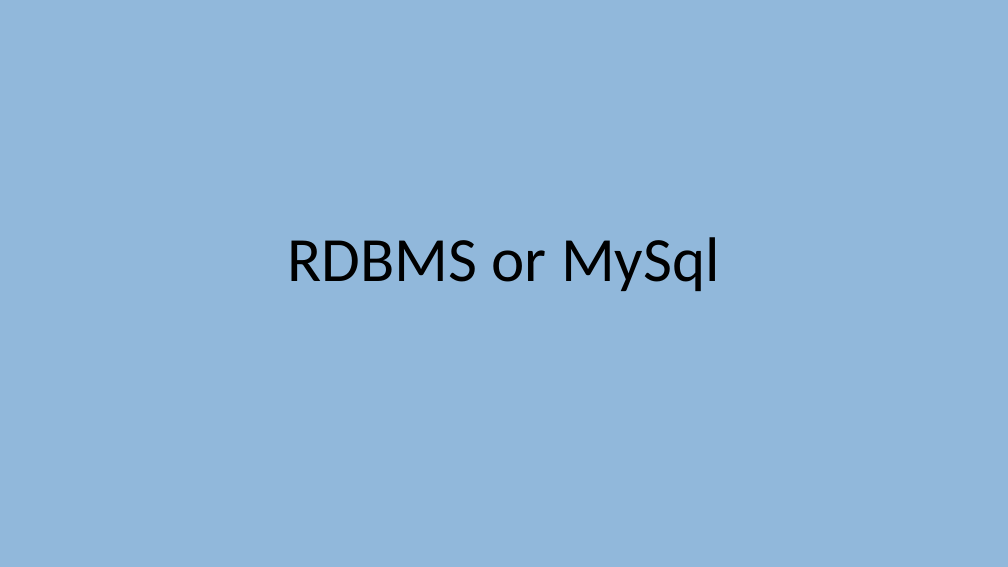
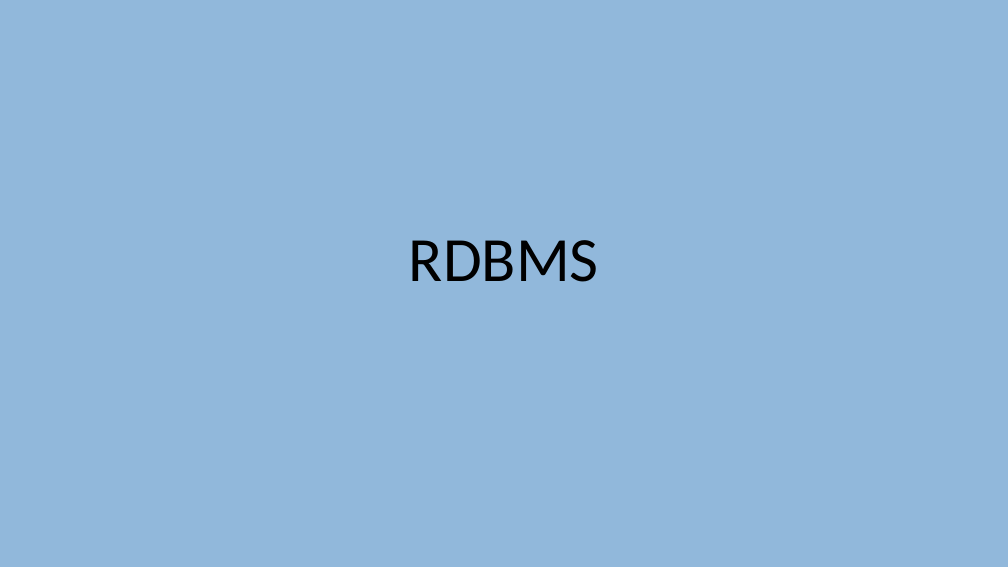
Before and after one commit to EmanueleCitarella/presentationAS, a slide deck: slide 5 of Sql vs NoSql.pptx. Drawn at 1008x567 pixels with LibreOffice and Linux fonts; fonts in the diff are those of the drawing. Boxes give left, top, right and bottom in pixels: in the first picture for what was removed or moved away, otherwise in the second. Text is boxed around its words. In the diff, an @@ line names an element or a change of style, - is before the commit and + after.

```diff
--- a/Sql vs NoSql.pptx
+++ b/Sql vs NoSql.pptx
@@ title at [409, 240, 599, 282]: text changed @@
-RDBMS or MySql
+RDBMS
```
Also in this commit, not shown: 4 other slides changed, 2 slides removed, 1 other file.
